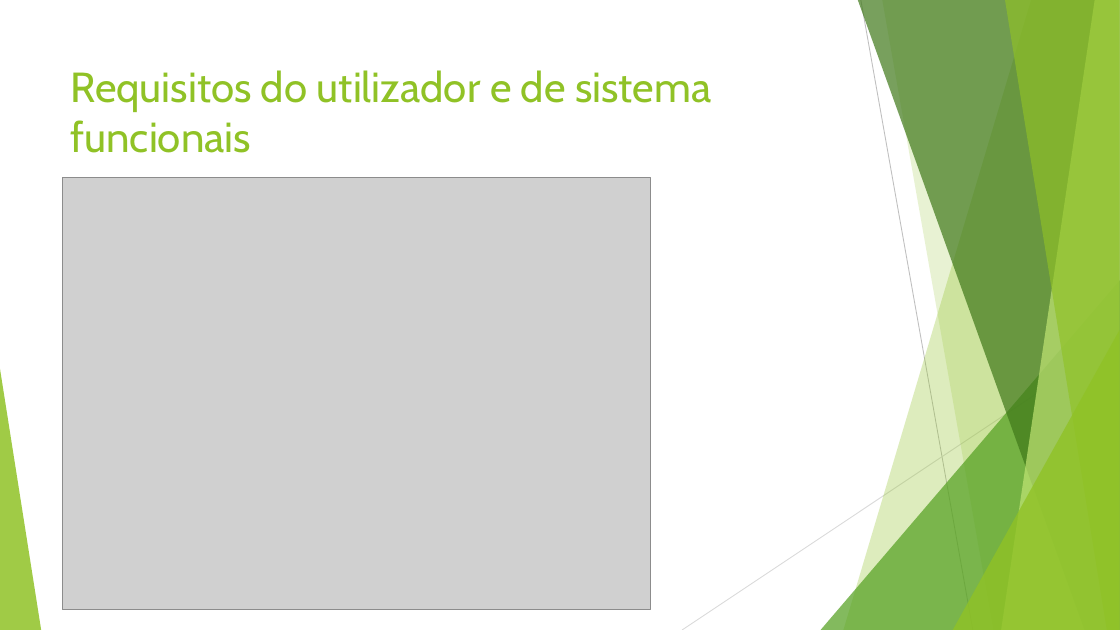
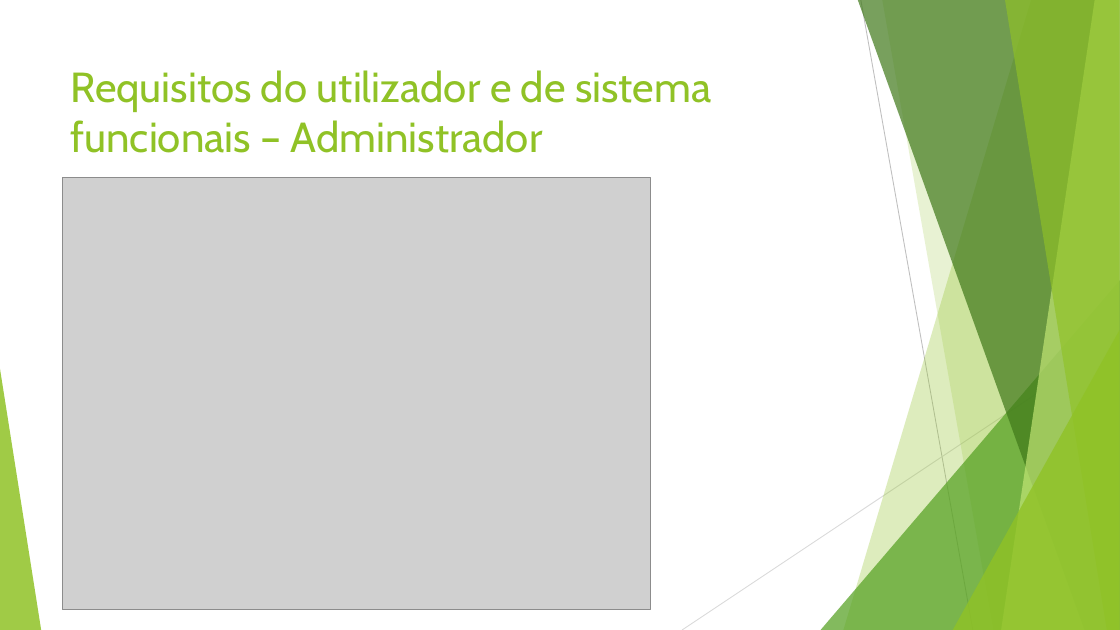
Before and after one commit to vitorjrc/babysitting-system, a slide deck: slide 28 of relatorio/Fase 2/LI4.pptx (slide 33 before the commit). Drawn at 1120x630 pixels with LibreOffice and Linux fonts; fonts in the diff are those of the drawing; grey boxes stand for pictures. Boxes give left, top, right and bottom in pixels: in the first picture for what was removed or moved away, otherwise in the second. Text is boxed around its words. In the diff, an @@ line names an element or a change of style, - is before the commit and + after.

```diff
--- a/relatorio/Fase 2/LI4.pptx
+++ b/relatorio/Fase 2/LI4.pptx
@@ title at box(71, 70, 711, 153): text changed @@
-Requisitos do utilizador e de sistema funcionais
+Requisitos do utilizador e de sistema funcionais – Administrador
```
Also in this commit, not shown: 10 other slides changed, 6 slides added, 7 slides removed.
